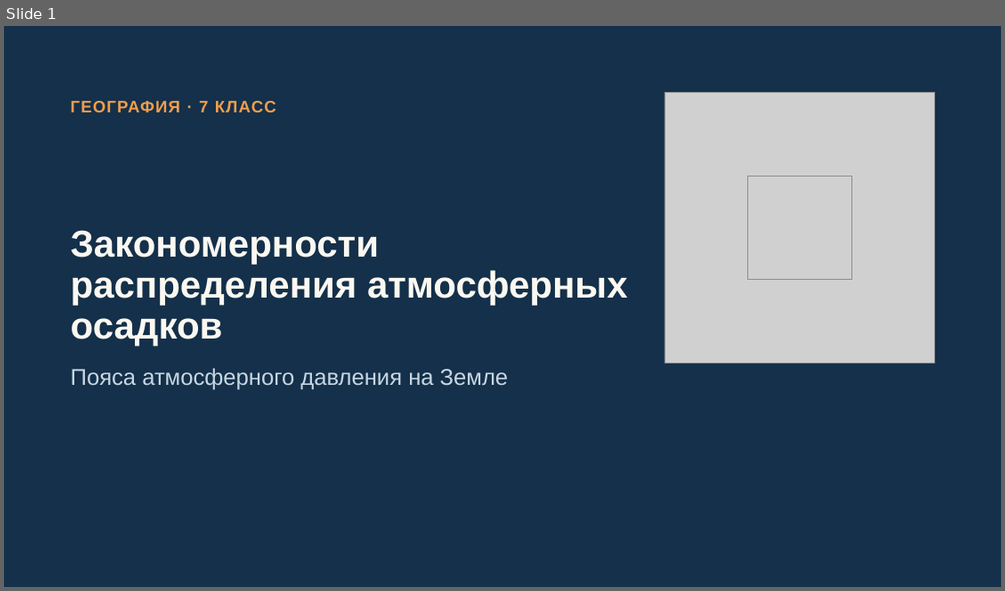
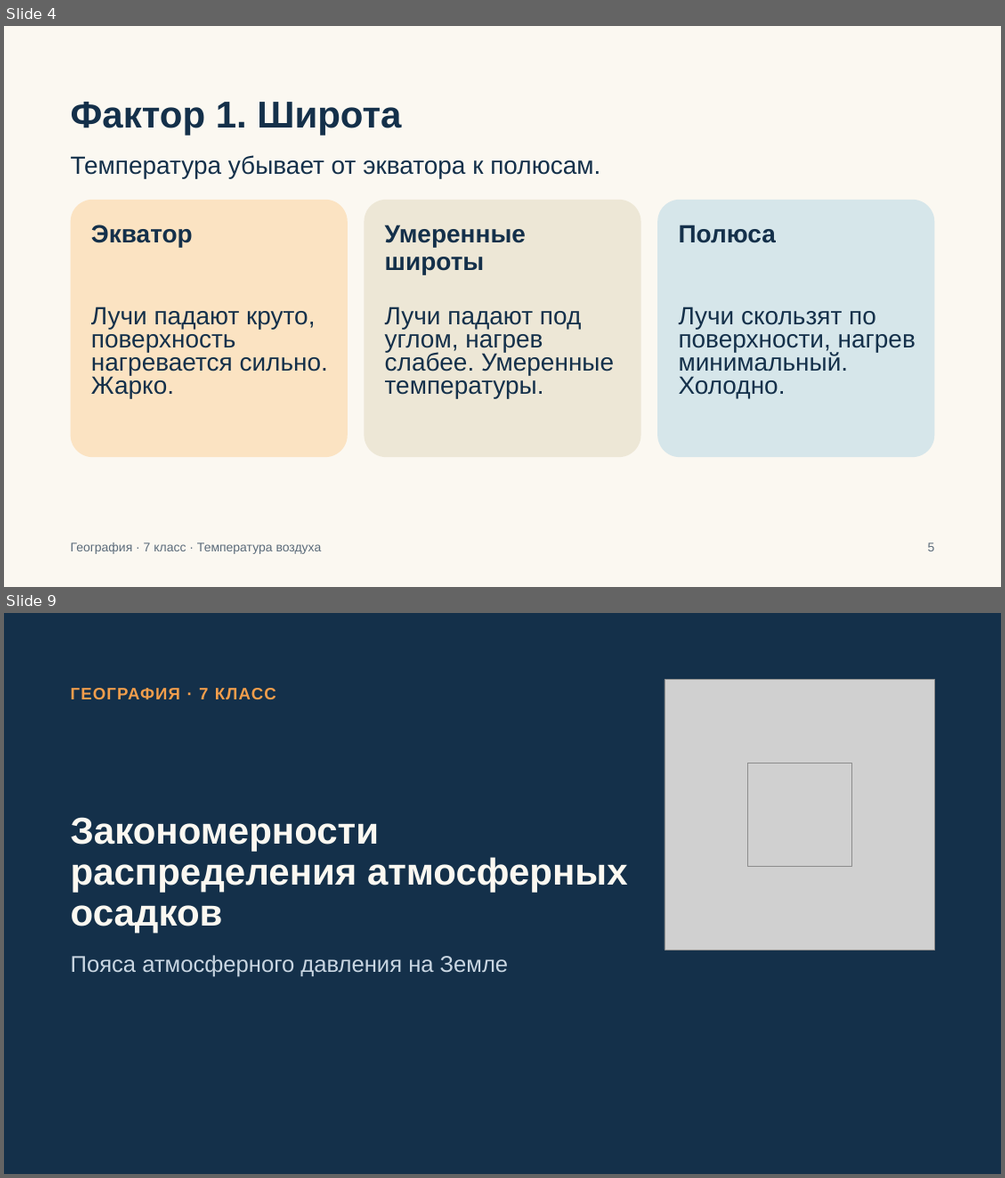
Before and after one commit to nmchv/web_wiki, a slide deck: files/slides/7/mv715b7i4z6-temperatura-osadki-davlenie.pptx. Shown one above the other, each under a label of ours: slide 1 before the commit, slides 4 and 9 after it; the slides between them are not shown. The pictures are 1005x591 and 1005x1178 pixels, drawn with LibreOffice and Linux fonts; fonts in the diff are those of the drawing; grey boxes stand for pictures. Boxes give left, top, right and bottom in pixels: in the first picture for what was removed or moved away, otherwise in the second. Text is boxed around its words. In the diff, an @@ line names an element or a change of style, - is before the commit and + after.

Commit message:
Загрузка: Температура. Осадки. Давление

```diff
--- a/files/slides/7/mv715b7i4z6-temperatura-osadki-davlenie.pptx
+++ b/files/slides/7/mv715b7i4z6-temperatura-osadki-davlenie.pptx
@@ slide 4 added at (4,26,1001,587), background #FBF8F1 @@
@@ title added at (71,102,401,135), 36 pt, text #14304A, bold @@
+Фактор 1. Широта
@@ text added at (71,155,600,178), 24 pt, text #14304A @@
+Температура убывает от экватора к полюсам.
@@ rounded rectangle added at (71,200,348,457), fill #FBE3C2 @@
@@ rounded rectangle added at (364,200,640,457), fill #EDE7D6 @@
@@ rounded rectangle added at (657,200,934,457), fill #D6E6EA @@
@@ text added at (91,224,193,247), 24 pt, text #14304A, bold @@
+Экватор
@@ text added at (385,224,526,274), 24 pt, text #14304A, bold @@
+Умеренные широты
@@ text added at (679,224,776,243), 24 pt, text #14304A, bold @@
+Полюса
@@ text added at (91,306,328,399), 24 pt, text #14304A @@
+Лучи падают круто, поверхность нагревается сильно. Жарко.
@@ text added at (385,306,614,399), 24 pt, text #14304A @@
+Лучи падают под углом, нагрев слабее. Умеренные температуры.
@@ text added at (679,306,915,399), 24 pt, text #14304A @@
+Лучи скользят по поверхности, нагрев минимальный. Холодно.
@@ text added at (71,542,322,554), 12 pt, text #5B6B7A @@
+География · 7 класс · Температура воздуха
@@ text added at (928,542,935,551), 12 pt, text #5B6B7A @@
+5
@@ what was slide 1 is now slide 9 @@
```
Also in this commit, not shown: 1 slide changed, 7 other slides added.
